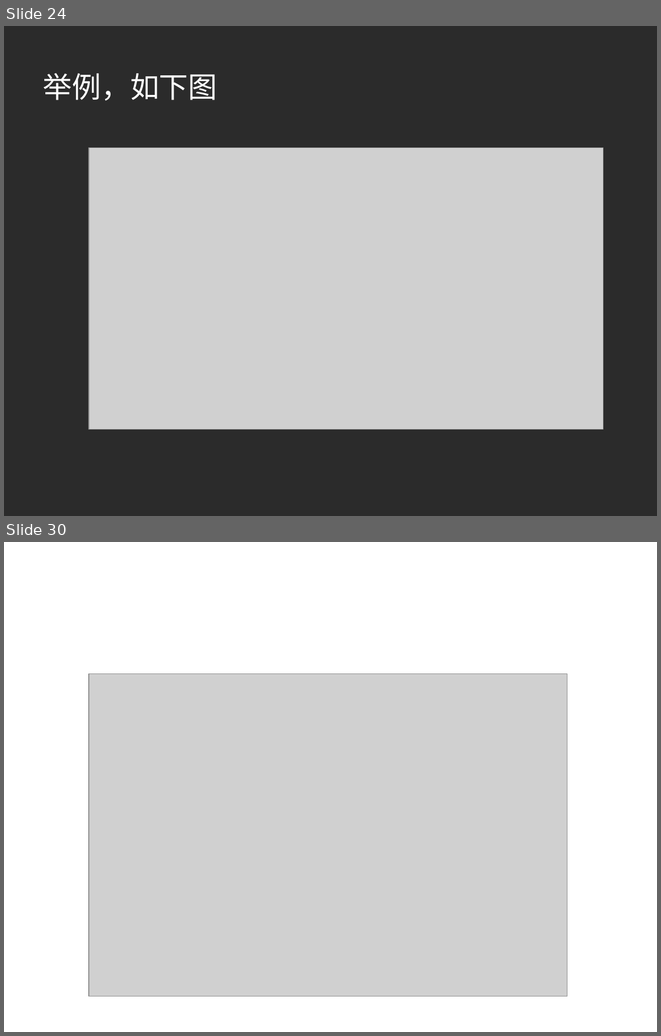
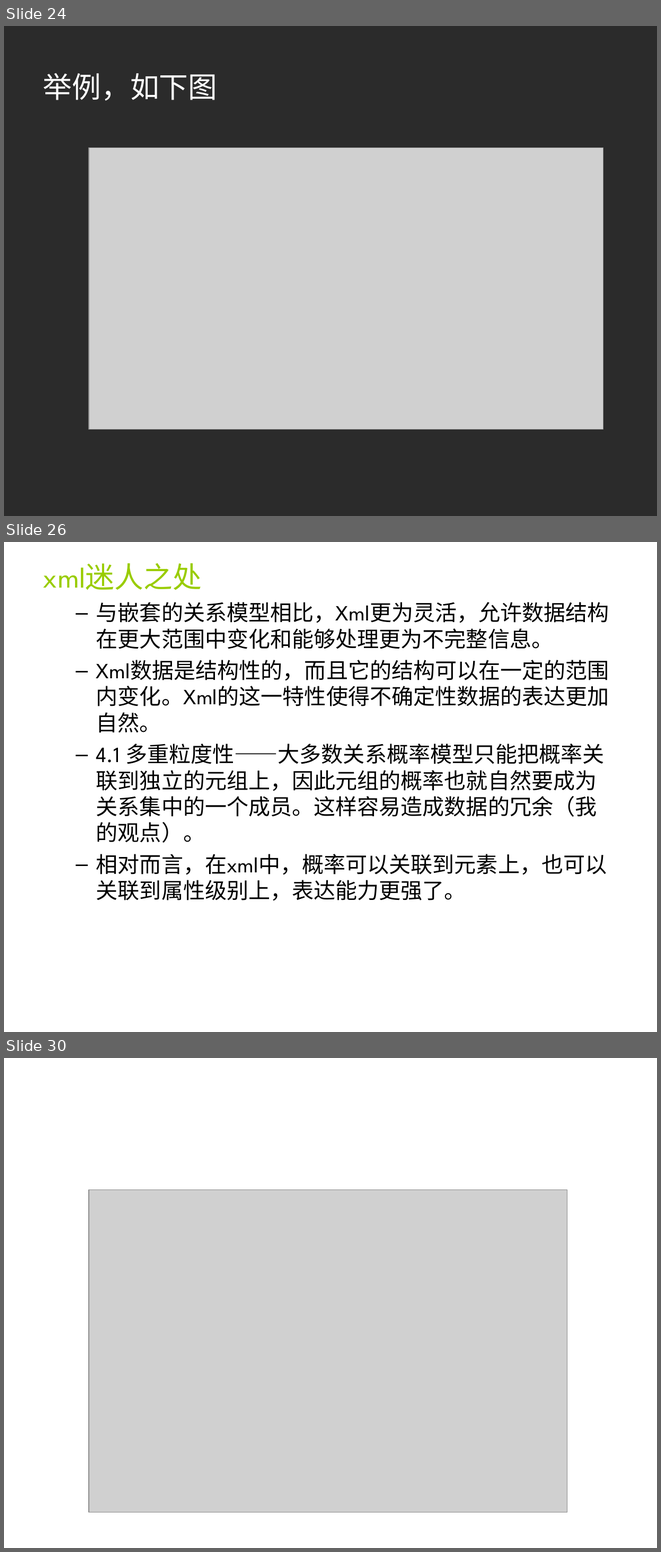
Before and after one commit to HiltonWei/wpstest, a slide deck: branches/江李科/资料整理与读书报告/不确定性数据的建模.ppt. Shown one above the other, each under a label of ours: slides 24 and 30 before the commit, slides 24, 26 and 30 after it; the slides between them are not shown. The pictures are 661x1036 and 661x1552 pixels, drawn with LibreOffice and Linux fonts; fonts in the diff are those of the drawing; grey boxes stand for pictures; background and template pictures are left out; a plain dark background stands for a picture behind light text. Boxes give left, top, right and bottom in pixels: in the first picture for what was removed or moved away, otherwise in the second. Text is boxed around its words. In the diff, an @@ line names an element or a change of style, - is before the commit and + after.

```diff
--- a/branches/江李科/资料整理与读书报告/不确定性数据的建模.ppt
+++ b/branches/江李科/资料整理与读书报告/不确定性数据的建模.ppt
@@ slide 26 added at [4, 542, 657, 1032], background picture (left out) @@
@@ text added at [43, 563, 609, 901], 24 pt, text #000000 @@
+xml迷人之处
+  – 与嵌套的关系模型相比，Xml更为灵活，允许数据结构在更大范围中变化和能够处理更为不完整信息。
+  – Xml数据是结构性的，而且它的结构可以在一定的范围内变化。Xml的这一特性使得不确定性数据的表达更加自然。
+  – 4.1 多重粒度性——大多数关系概率模型只能把概率关联到独立的元组上，因此元组的概率也就自然要成为关系集中的一个成员。这样容易造成数据的冗余（我的观点）。
+  – 相对而言，在xml中，概率可以关联到元素上，也可以关联到属性级别上，表达能力更强了。
```
Also in this commit, not shown: 2 slides changed, 2 other slides added, 3 slides removed.
